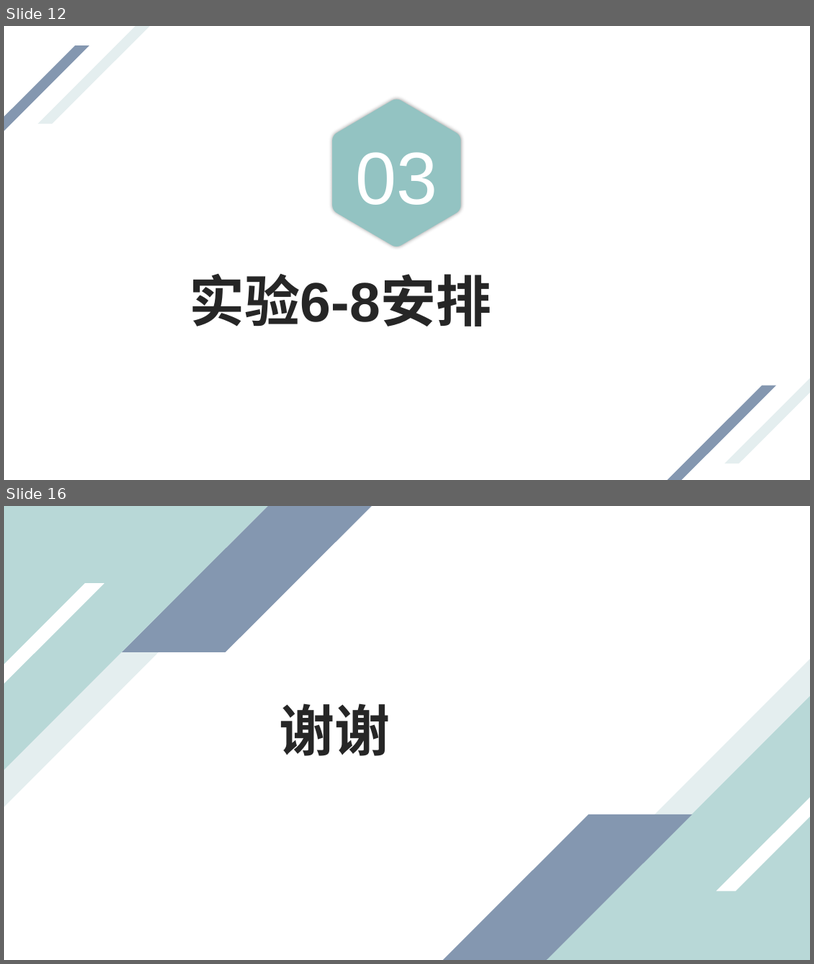
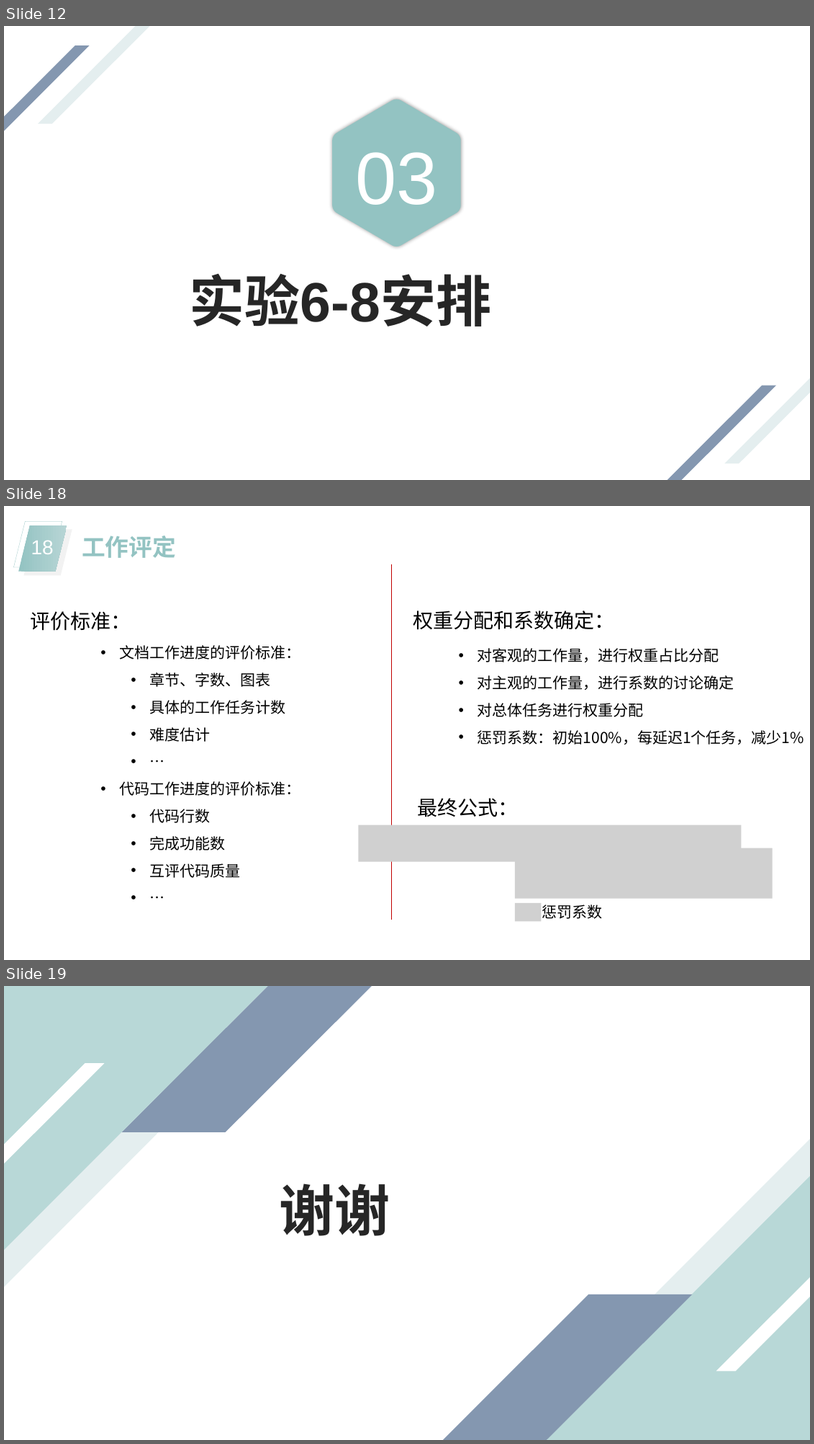
Before and after one commit to bhsei/20_F, a slide deck: 2-课堂汇报/第四周汇报_麦梓健.pptx. Shown one above the other, each under a label of ours: slides 12 and 16 before the commit, slides 12, 18 and 19 after it; the slides between them are not shown. The pictures are 814x964 and 814x1444 pixels, drawn with LibreOffice and Linux fonts; fonts in the diff are those of the drawing; grey boxes stand for pictures. Boxes give left, top, right and bottom in pixels: in the first picture for what was removed or moved away, otherwise in the second. Text is boxed around its words. In the diff, an @@ line names an element or a change of style, - is before the commit and + after.

Commit message:
第四周文档更新

```diff
--- a/2-课堂汇报/第四周汇报_麦梓健.pptx
+++ b/2-课堂汇报/第四周汇报_麦梓健.pptx
@@ slide 18 added at [4,506,810,960], background #FFFFFF @@
@@ parallelogram added at [13,521,62,567], outline #BAD7D7 0.25 pt @@
@@ parallelogram added at [18,525,67,572], fill gradient #93C3C2 to #B7D5D5 @@
@@ parallelogram added at [24,530,72,576], fill #F2F2F2 @@
@@ page number added at [31,540,54,554], 24 pt, text #FFFFFF @@
+18
@@ text added at [82,536,176,558], 28 pt, text #93C3C2, bold @@
+工作评定
@@ line added from (392, 564) to (392, 920), #C00000 0.5 pt @@
@@ text added at [31,611,131,631], 24 pt, text #000000 @@
+评价标准：
@@ text added at [413,610,615,630], 24 pt, text #000000 @@
+权重分配和系数确定：
@@ text added at [120,645,301,878], 18 pt, text #000000 @@
+• 文档工作进度的评价标准：
+  • 章节、字数、图表
+  • 具体的工作任务计数
+  • 难度估计
+  • …
+• 代码工作进度的评价标准：
+  • 代码行数
+  • 完成功能数
+  • 互评代码质量
+  • …
@@ text added at [478,648,805,744], 18 pt, text #000000 @@
+  • 对客观的工作量，进行权重占比分配
+  • 对主观的工作量，进行系数的讨论确定
+  • 对总体任务进行权重分配
+  • 惩罚系数：初始100%，每延迟1个任务，减少1%
@@ text added at [417,798,518,817], 24 pt, text #000000 @@
+最终公式：
@@ picture added at [358,825,741,862] @@
@@ picture added at [515,848,773,898] @@
@@ picture added at [515,903,541,921] @@
@@ text added at [542,904,602,919], 18 pt, text #000000 @@
+惩罚系数
@@ what was slide 16 is now slide 19 @@
```
Also in this commit, not shown: 3 slides changed, 3 other slides added, 1 slide removed, 3 other files.
